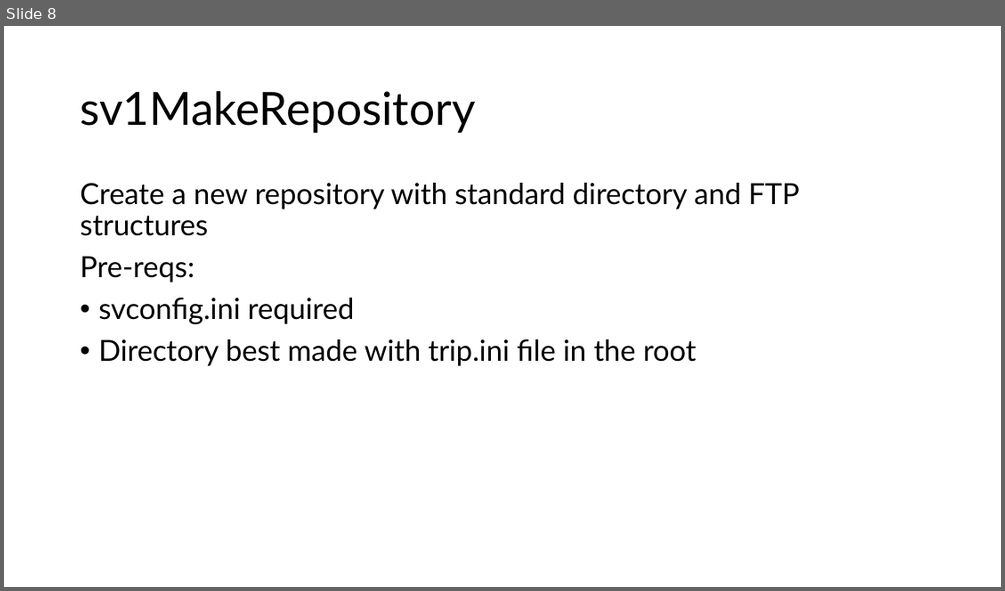
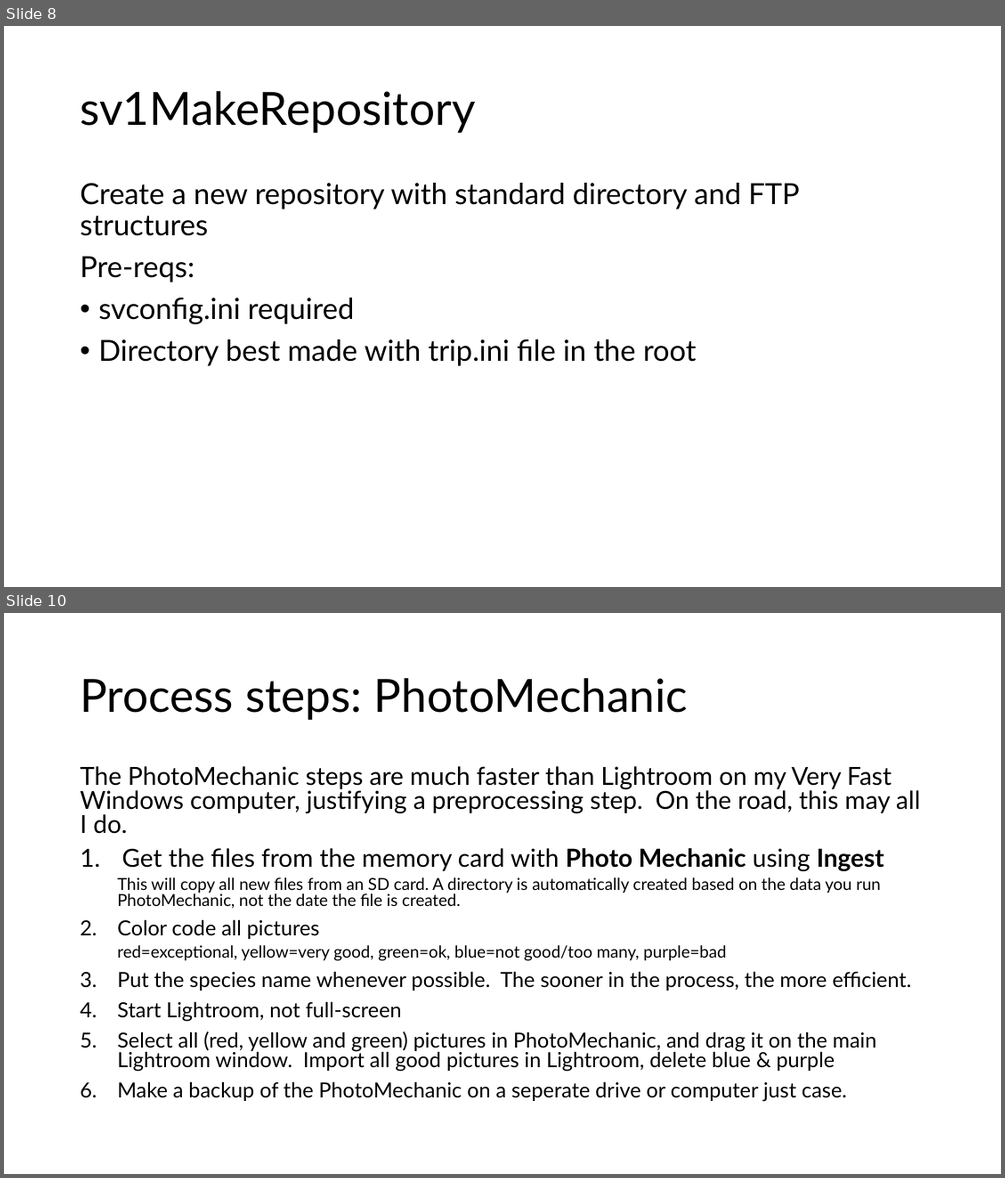
Before and after one commit to gilbert-houtekamer/SpeciesViewer, a slide deck: docs/SpeciesViewer architecture pictures.pptx. Shown one above the other, each under a label of ours: slide 8 before the commit, slides 8 and 10 after it; the slides between them are not shown. The pictures are 1005x591 and 1005x1178 pixels, drawn with LibreOffice and Linux fonts; fonts in the diff are those of the drawing. Boxes give left, top, right and bottom in pixels: in the first picture for what was removed or moved away, otherwise in the second. Text is boxed around its words. In the diff, an @@ line names an element or a change of style, - is before the commit and + after.

```diff
--- a/docs/SpeciesViewer architecture pictures.pptx
+++ b/docs/SpeciesViewer architecture pictures.pptx
@@ slide 10 added at (4, 613, 1001, 1174), background #FFFFFF @@
@@ title added at (80, 678, 688, 720), 44 pt, text #000000 @@
+Process steps: PhotoMechanic
@@ text added at (80, 766, 920, 1102), 20 pt, text #000000 @@
+The PhotoMechanic steps are much faster than Lightroom on my Very Fast Windows computer, justifying a preprocessing step. On the road, this may all I do.
+1. Get the files from the memory card with Photo Mechanic using Ingest
+  This will copy all new files from an SD card. A directory is automatically created based on the data you run PhotoMechanic, not the date the file is created.
+2. Color code all pictures
+  red=exceptional, yellow=very good, green=ok, blue=not good/too many, purple=bad
+3. Put the species name whenever possible. The sooner in the process, the more efficient.
+4. Start Lightroom, not full-screen
+5. Select all (red, yellow and green) pictures in PhotoMechanic, and drag it on the main Lightroom window. Import all good pictures in Lightroom, delete blue & purple
+6. Make a backup of the PhotoMechanic on a seperate drive or computer just case.
```
Also in this commit, not shown: 1 slide changed, 11 other slides added, 35 other files.
